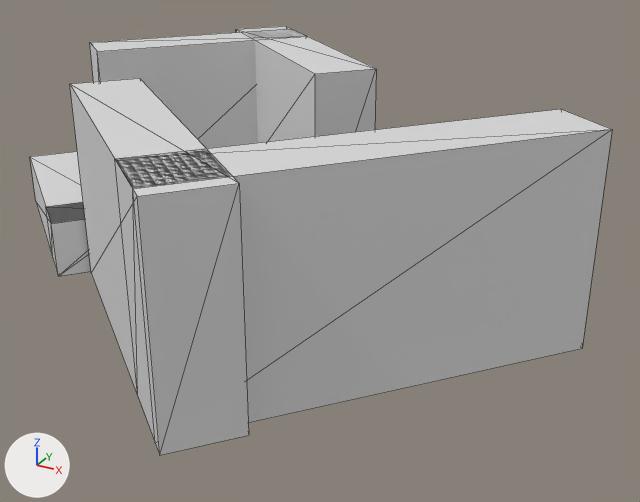
Before and after pictures for a commit that changed the FBX model AMA013-Navarra/assets/3d/Navarra_Dummys.fbx.
Camera for both pictures: a 50 mm camera at (76.8, -131.7, 77.2) aimed at (2.0, 4.4, 9.1). Every picture has the same lights, and +X, +Y and +Z are marked at lower left. The older version comes first. Mesh edges are drawn as thin lines.

The older version as bpy lines, for what is in view:
```python
me_scene = bpy.data.meshes.new('Scene')
me_scene.from_pydata(...)  # a box spanning x -50.0..50.0, y -50.0..50.0, z -50.0..50.0
me_scene.materials.append(mat_defaulthdmaterial)  # light grey #dedede
ob_cube = bpy.data.objects.new('Cube', me_scene)
ob_cube.parent = ob_navarra_dummys
ob_cube.location = (-2163.0, 2101.0, -3766.0)
ob_cube.rotation_euler = (0.0, -0.691, 0.0)  # degrees (0, -40, 0)
ob_cube.scale = (52.7, 38.1, 12.9)
ob_cube__1 = bpy.data.objects.new('Cube__1_', me_scene)
ob_cube__1.parent = ob_navarra_dummys
ob_cube__1.location = (-4583.0, 2101.0, -3478.0)
ob_cube__1.rotation_euler = (0.0, -0.691, 0.0)  # degrees (0, -40, 0)
ob_cube__1.scale = (11.2, 38.1, 48.1)
ob_cube__2 = bpy.data.objects.new('Cube__2_', me_scene)
ob_cube__2.parent = ob_navarra_dummys
ob_cube__2.location = (-5798.0, 762.0, -313.3)
ob_cube__2.rotation_euler = (0.0, -0.691, 0.0)  # degrees (0, -40, 0)
ob_cube__2.scale = (45.7, 11.3, 15.3)
ob_cube__3 = bpy.data.objects.new('Cube__3_', me_scene)
ob_cube__3.parent = ob_navarra_dummys
ob_cube__3.location = (-4297.0, 762.0, 686.3)
ob_cube__3.rotation_euler = (0.0, -0.691, 0.0)  # degrees (0, -40, 0)
ob_cube__3.scale = (9.78, 11.3, 19.0)
ob_cube__4 = bpy.data.objects.new('Cube__4_', me_scene)
ob_cube__4.parent = ob_navarra_dummys
ob_cube__4.location = (-1189.0, 2101.0, 2836.0)
ob_cube__4.rotation_euler = (0.0, -0.691, 0.0)  # degrees (0, -40, 0)
ob_cube__4.scale = (63.9, 38.1, 12.9)
ob_cube__5 = bpy.data.objects.new('Cube__5_', me_scene)
ob_cube__5.parent = ob_navarra_dummys
ob_cube__5.location = (2448.0, 2101.0, 1970.0)
ob_cube__5.rotation_euler = (0.0, -0.691, 0.0)  # degrees (0, -40, 0)
ob_cube__5.scale = (12.9, 38.1, 72.6)
```
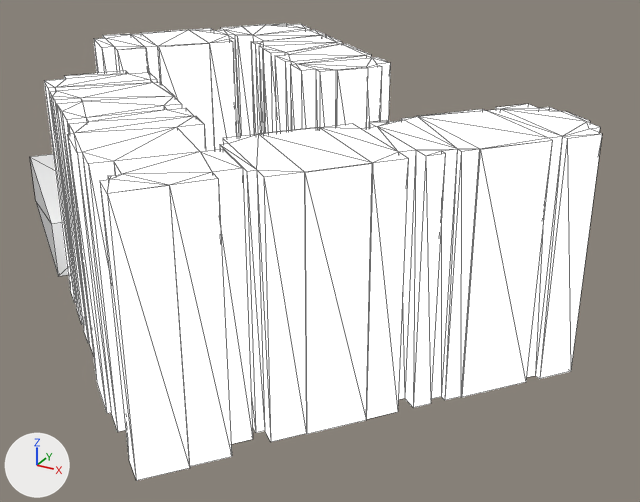
Location of each change, (x1, y1, x2, y2) in pixels of the pictures (640 x 502 px):
'Cube__5_', reshaped, moved, turned, rescaled
    before: (115, 109, 612, 423)
    after: (220, 104, 602, 442)
'Cube__4_', reshaped, moved, turned, rescaled
    before: (70, 78, 249, 455)
    after: (44, 71, 253, 481)
'Cube', reshaped, moved, turned, rescaled
    before: (236, 26, 376, 143)
    after: (94, 24, 390, 151)
'Cube__1_', deleted
    before: (90, 29, 307, 149)
'Cube__3_', deleted
    before: (46, 202, 85, 274)

The change, as a list of edits to the scene's bpy script:
```text
Add mat_probuilderdefault:
    mat_probuilderdefault = principled_material('ProBuilderDefault')
    mat_probuilderdefault.base_color = (1.0, 1.0, 1.0)  # white #ffffff
    mat_probuilderdefault.emission_strength = 1.0
Add me_scene_003:
    me_scene_003.from_pydata(...)  # 104 vertices, 154 faces; spans x -1116.0..3630.0, y 0.0..4053.0, z -5155.0..84.0
    me_scene_003.materials.append(mat_probuilderdefault)  # its picture is missing
Add me_scene_001:
    me_scene_001.from_pydata(...)  # 160 vertices, 238 faces; spans x -6824.0..233.0, y 0.0..3939.0, z -3746.0..983.0
    me_scene_001.materials.append(mat_probuilderdefault)  # its picture is missing
Add me_scene_002:
    me_scene_002.from_pydata(...)  # 108 vertices, 160 faces; spans x -746.0..5069.0, y 0.0..4145.0, z -127.0..5315.0
    me_scene_002.materials.append(mat_probuilderdefault)  # its picture is missing
Remove ob_cube__3:
    ob_cube__3 = bpy.data.objects.new('Cube__3_', me_scene)
    ob_cube__3.parent = ob_navarra_dummys
    ob_cube__3.location = (-4297.0, 762.0, 686.3)
    ob_cube__3.rotation_euler = (0.0, -0.691, 0.0)  # degrees (0, -40, 0)
    ob_cube__3.scale = (9.78, 11.3, 19.0)
Change ob_cube__5:
    ob_cube__5.rotation_euler: (0.0, -0.691, 0.0) -> (0.0, 0.0, 0.0)  # degrees (0, -40, 0) -> degrees (0, 0, 0)
    ob_cube__5.scale: (12.9, 38.1, 72.6) -> (1.0, 1.0, 1.0)
    ob_cube__5: bpy.data.objects.new('Cube__5_', me_scene) -> bpy.data.objects.new('Cube__5_', me_scene_003)
    ob_cube__5.parent: ob_navarra_dummys -> ob_torre1
    ob_cube__5.location: (2448.0, 2101.0, 1970.0) -> (1584.0, 0.0, 4049.0)
Change ob_cube:
    ob_cube: bpy.data.objects.new('Cube', me_scene) -> bpy.data.objects.new('Cube', me_scene_001)
    ob_cube.rotation_euler: (0.0, -0.691, 0.0) -> (0.0, 0.0, 0.0)  # degrees (0, -40, 0) -> degrees (0, 0, 0)
    ob_cube.scale: (52.7, 38.1, 12.9) -> (1.0, 1.0, 1.0)
    ob_cube.location: (-2163.0, 2101.0, -3766.0) -> (189.9, 130.0, -2303.0)
Remove ob_cube__1:
    ob_cube__1 = bpy.data.objects.new('Cube__1_', me_scene)
    ob_cube__1.parent = ob_navarra_dummys
    ob_cube__1.location = (-4583.0, 2101.0, -3478.0)
    ob_cube__1.rotation_euler = (0.0, -0.691, 0.0)  # degrees (0, -40, 0)
    ob_cube__1.scale = (11.2, 38.1, 48.1)
Change ob_cube__4:
    ob_cube__4: bpy.data.objects.new('Cube__4_', me_scene) -> bpy.data.objects.new('Cube__4_', me_scene_002)
    ob_cube__4.rotation_euler: (0.0, -0.691, 0.0) -> (0.0, 0.0, 0.0)  # degrees (0, -40, 0) -> degrees (0, 0, 0)
    ob_cube__4.scale: (63.9, 38.1, 12.9) -> (1.0, 1.0, 1.0)
    ob_cube__4.location: (-1189.0, 2101.0, 2836.0) -> (-3439.0, 0.0, 450.8)
Add ob_torre1:
    ob_torre1 = bpy.data.objects.new('Torre1', None)
    ob_torre1.parent = ob_navarra_dummys
    ob_torre1.location = (0.0, 0.0, 0.0)
```
